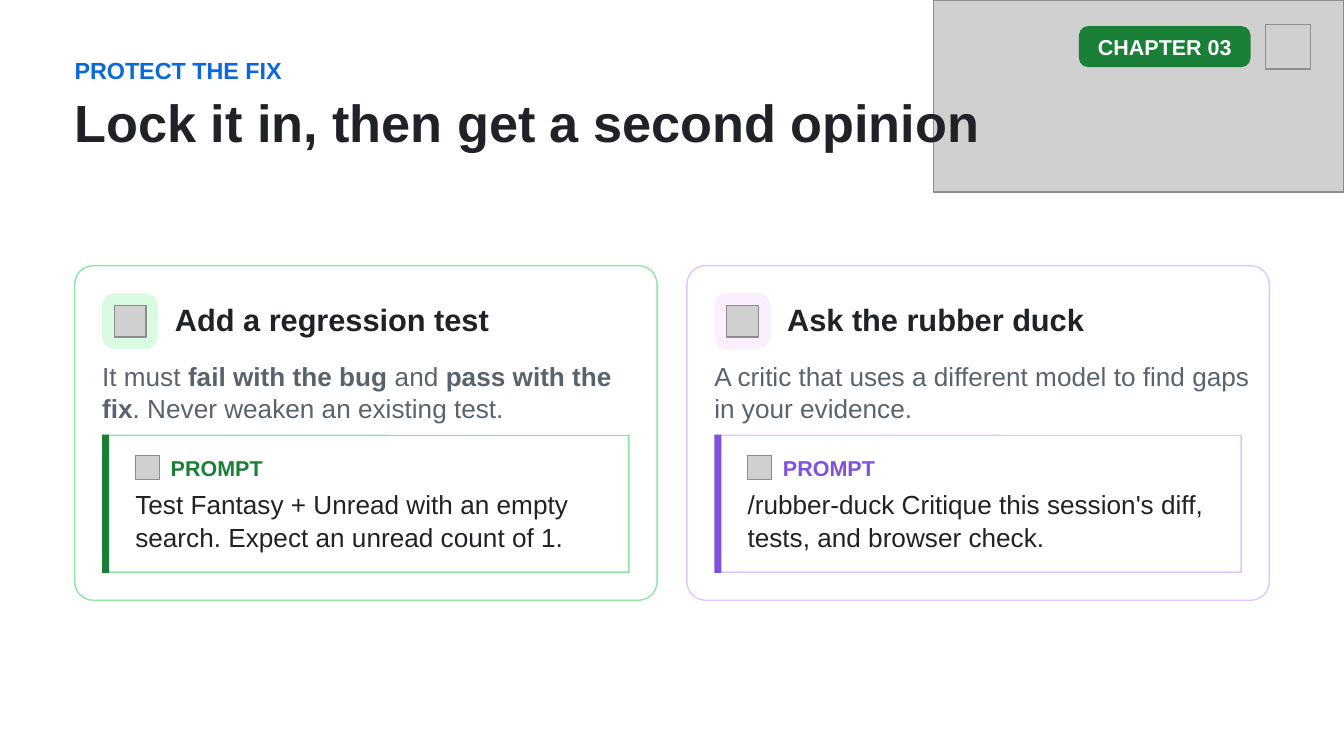
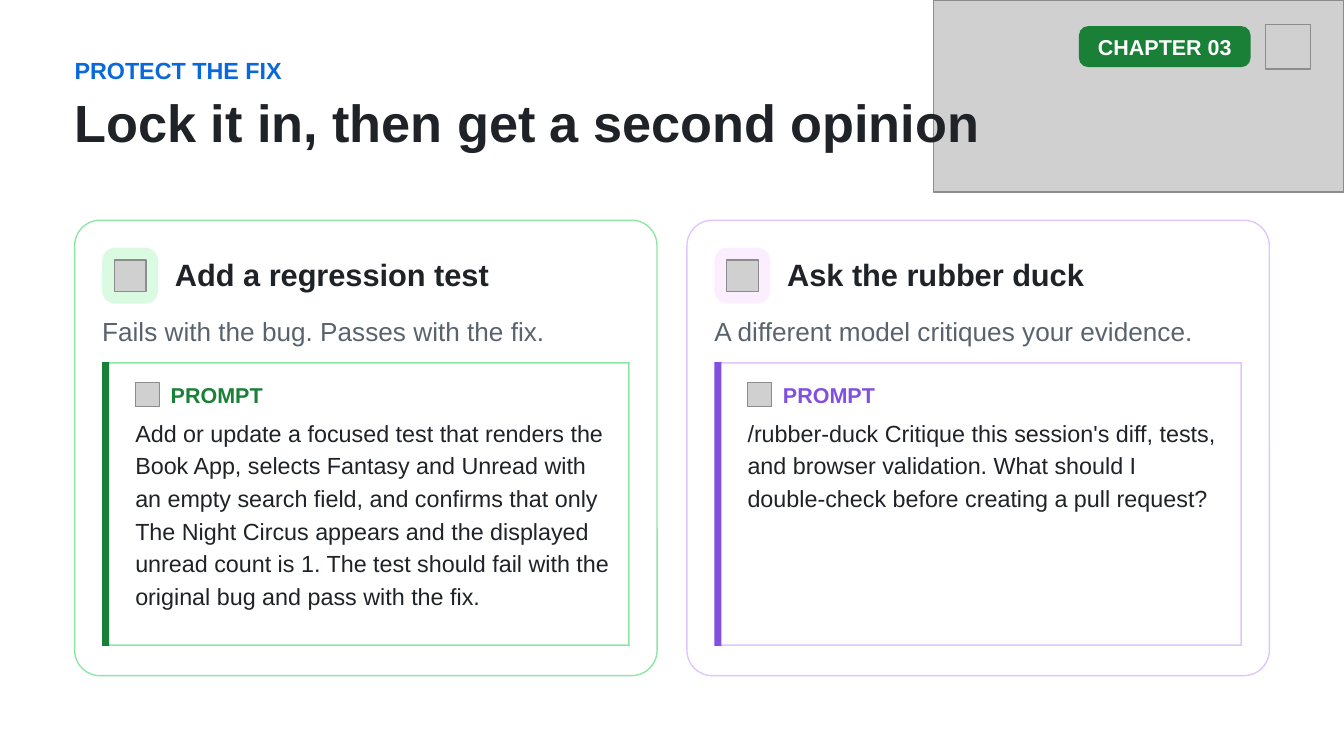
Before and after one commit to github/copilot-app-for-beginners, a slide deck: slide 10 of slides/03-development-workflows.pptx. Drawn at 1344x756 pixels with LibreOffice and Linux fonts; fonts in the diff are those of the drawing; grey boxes stand for pictures. Boxes give left, top, right and bottom in pixels: in the first picture for what was removed or moved away, otherwise in the second. Text is boxed around its words. In the diff, an @@ line names an element or a change of style, - is before the commit and + after.

```diff
--- a/slides/03-development-workflows.pptx
+++ b/slides/03-development-workflows.pptx
@@ rounded rectangle: place and size @@
-rounded rectangle at (75, 266, 657, 601)
+rounded rectangle at (75, 220, 657, 676)
@@ rounded rectangle: place and size @@
-rounded rectangle at (687, 266, 1269, 601)
+rounded rectangle at (687, 220, 1269, 676)
@@ 2 pictures, 2 texts, 2 rounded rectangles: place and size @@
-2 pictures, 2 texts, 2 rounded rectangles at (102, 293, 1084, 349)
+2 pictures, 2 texts, 2 rounded rectangles at (102, 247, 1084, 304)
@@ text at (102, 322, 544, 347): text changed @@
-It must fail with the bug and pass with the fix. Never weaken an existing test.
+Fails with the bug. Passes with the fix.
@@ text at (714, 322, 1192, 347): text changed @@
-A critic that uses a different model to find gaps in your evidence.
+A different model critiques your evidence.
@@ rounded rectangle: place and size @@
-rounded rectangle at (102, 434, 629, 573)
+rounded rectangle at (102, 362, 629, 645)
@@ line moved from (106, 434) - (106, 573) to (106, 362) - (106, 646) @@
@@ picture: place and size @@
-picture at (136, 456, 160, 480)
+picture at (136, 383, 160, 407)
@@ line moved from (629, 434) - (629, 573) to (629, 362) - (629, 646) @@
@@ 2 texts, 2 lines: place and size @@
-2 texts, 2 lines at (102, 435, 1242, 477)
+2 texts, 2 lines at (102, 363, 1242, 404)
@@ rounded rectangle: place and size @@
-rounded rectangle at (715, 434, 1242, 573)
+rounded rectangle at (715, 362, 1242, 645)
@@ line moved from (718, 434) - (718, 573) to (718, 362) - (718, 646) @@
@@ picture: place and size @@
-picture at (747, 456, 771, 480)
+picture at (747, 383, 771, 407)
@@ line moved from (1241, 434) - (1241, 573) to (1241, 362) - (1241, 646) @@
@@ text at (135, 425, 608, 610): text changed; size 14 to 12.5 pt @@
-Test Fantasy + Unread with an empty search. Expect an unread count of 1.
+Add or update a focused test that renders the Book App, selects Fantasy and Unread with an empty search field, and confirms that only The Night Circus appears and the displayed unread count is 1. The test should fail with the original bug and pass with the fix.
@@ text at (748, 425, 1216, 512): text changed; size 14 to 12.5 pt @@
-/rubber-duck Critique this session's diff, tests, and browser check.
+/rubber-duck Critique this session's diff, tests, and browser validation. What should I
+double-check before creating a pull request?
@@ line moved from (102, 573) - (629, 573) to (102, 645) - (629, 645) @@
@@ line moved from (715, 573) - (1242, 573) to (715, 645) - (1242, 645) @@
```
Also in this commit, not shown: 10 other slides changed, 7 other files.
